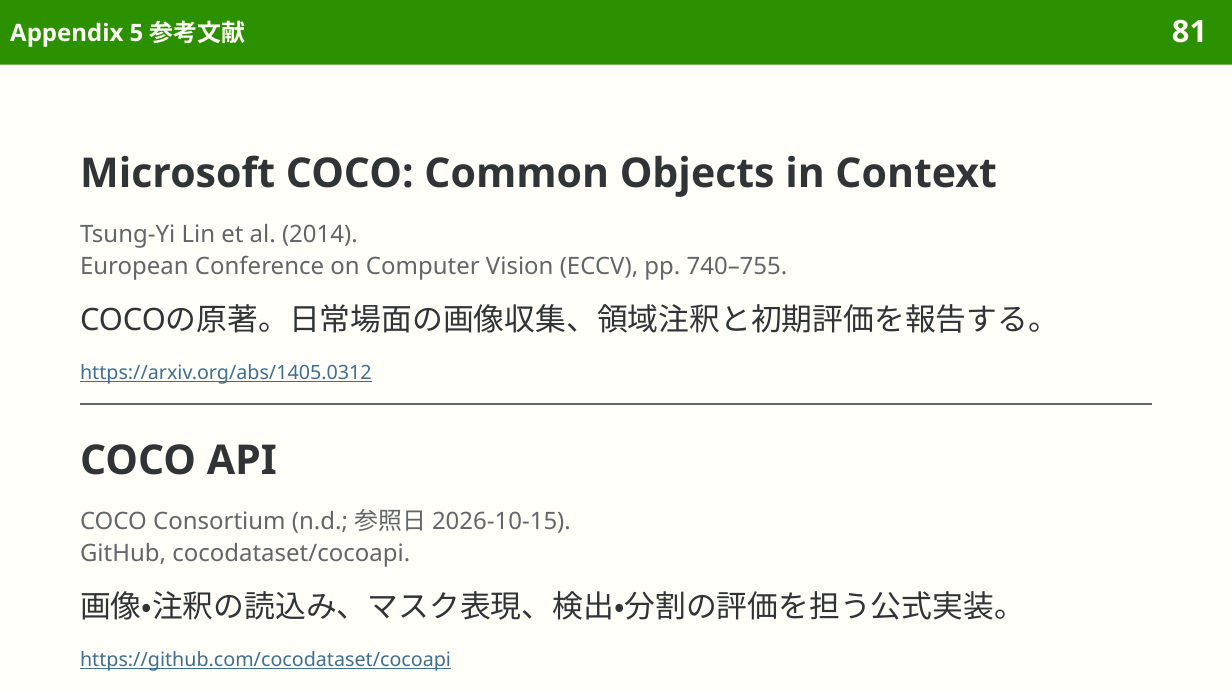
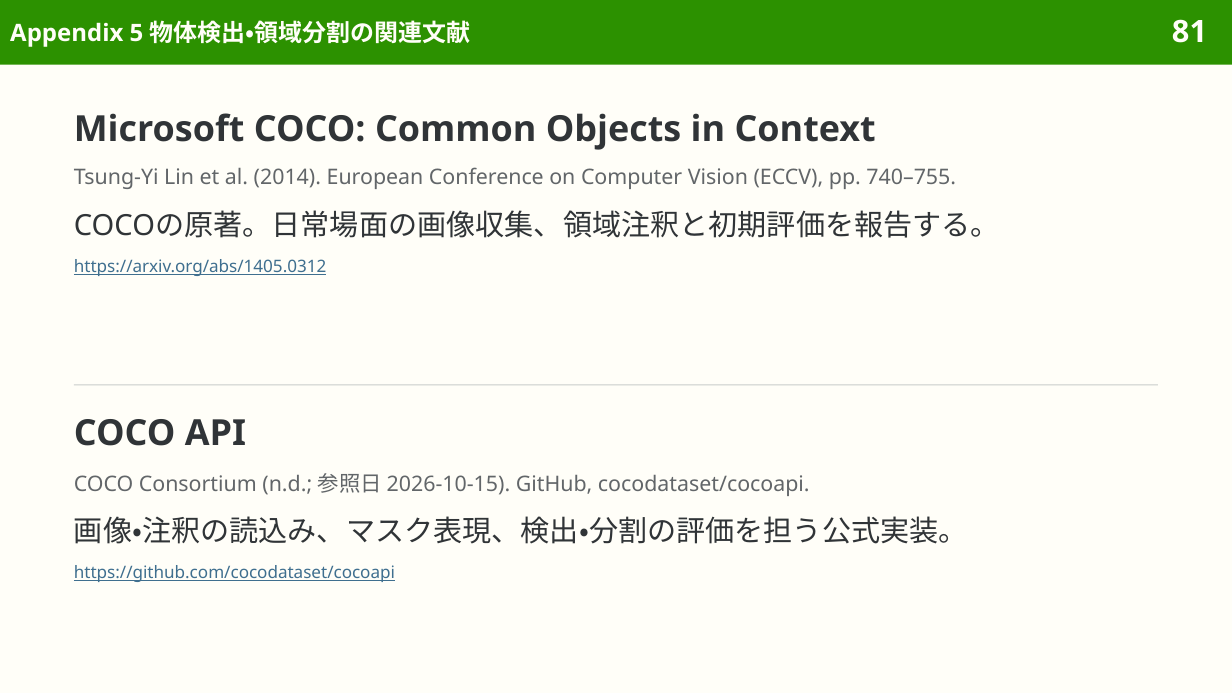
Before and after one commit to sasakiy84/datasets-in-10-minutes, a slide deck: slide 81 of slides/datasets-in-10-minutes-coco.pptx. Drawn at 1232x693 pixels with LibreOffice and Linux fonts; fonts in the diff are those of the drawing. Boxes give left, top, right and bottom in pixels: in the first picture for what was removed or moved away, otherwise in the second. Text is boxed around its words. In the diff, an @@ line names an element or a change of style, - is before the commit and + after.

Commit message:
Add FineWeb slides and refine dataset slide content and layout

```diff
--- a/slides/datasets-in-10-minutes-coco.pptx
+++ b/slides/datasets-in-10-minutes-coco.pptx
@@ title at bbox=[10, 20, 471, 47]: text changed @@
-Appendix 5 参考文献
+Appendix 5 物体検出・領域分割の関連文献
@@ text "Microsoft COCO: Common Objects in ..." at bbox=[74, 113, 876, 150]: size 24 to 21 pt; line spacing 1.1 to 1 @@
@@ text "Microsoft COCO: Common Objects in ...": place and size @@
-text "Microsoft COCO: Common Objects in ..." at bbox=[80, 155, 996, 197]
+text "Microsoft COCO: Common Objects in ..." at bbox=[74, 113, 876, 150]
@@ text at bbox=[74, 167, 956, 189]: text changed; size 14 to 12.5 pt @@
-Tsung-Yi Lin et al. (2014).
-European Conference on Computer Vision (ECCV), pp. 740–755.
+Tsung-Yi Lin et al. (2014). European Conference on Computer Vision (ECCV), pp. 740–755.
@@ text "COCOの原著。日常場面の画像収集、領域注釈と初期評価を報告する。" at bbox=[74, 210, 1000, 238]: size 18 to 17 pt; line spacing 1.1 to 1 @@
@@ text "COCOの原著。日常場面の画像収集、領域注釈と初期評価を報告する。": place and size @@
-text "COCOの原著。日常場面の画像収集、領域注釈と初期評価を報告する。" at bbox=[80, 304, 1059, 333]
+text "COCOの原著。日常場面の画像収集、領域注釈と初期評価を報告する。" at bbox=[74, 210, 1000, 238]
@@ text "https://arxiv.org/abs/1405.0312" at bbox=[74, 259, 327, 276]: size 11.5 to 10 pt; line spacing 1.1 to 1 @@
@@ text "https://arxiv.org/abs/1405.0312": place and size @@
-text "https://arxiv.org/abs/1405.0312" at bbox=[80, 364, 372, 384]
+text "https://arxiv.org/abs/1405.0312" at bbox=[74, 259, 327, 276]
@@ rectangle added at bbox=[74, 384, 1158, 386], fill #C9CCCA @@
@@ text "COCO API": place and size @@
-text "COCO API" at bbox=[80, 444, 277, 475]
+text "COCO API" at bbox=[74, 419, 246, 446]
@@ text "COCO API" at bbox=[74, 419, 246, 446]: size 24 to 21 pt; line spacing 1.1 to 1 @@
@@ line removed from (80, 404) to (1152, 404) @@
@@ text at bbox=[74, 473, 810, 496]: text changed; size 14 to 12.5 pt @@
-COCO Consortium (n.d.; 参照日 2026-10-15).
-GitHub, cocodataset/cocoapi.
+COCO Consortium (n.d.; 参照日 2026-10-15). GitHub, cocodataset/cocoapi.
@@ text "画像・注釈の読込み、マスク表現、検出・分割の評価を担う公式実装。": place and size @@
-text "画像・注釈の読込み、マスク表現、検出・分割の評価を担う公式実装。" at bbox=[80, 591, 1025, 620]
+text "画像・注釈の読込み、マスク表現、検出・分割の評価を担う公式実装。" at bbox=[74, 516, 968, 544]
@@ text "画像・注釈の読込み、マスク表現、検出・分割の評価を担う公式実装。" at bbox=[74, 516, 968, 544]: size 18 to 17 pt; line spacing 1.1 to 1 @@
@@ text "https://github.com/cocodataset/cocoapi": place and size @@
-text "https://github.com/cocodataset/cocoapi" at bbox=[80, 651, 451, 671]
+text "https://github.com/cocodataset/cocoapi" at bbox=[74, 565, 395, 582]
@@ text "https://github.com/cocodataset/cocoapi" at bbox=[74, 565, 395, 582]: size 11.5 to 10 pt; line spacing 1.1 to 1 @@
```
Also in this commit, not shown: 82 other slides changed, 14 other files.
